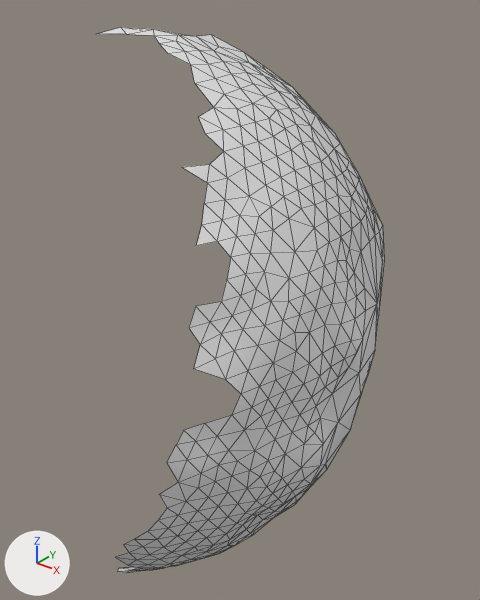
The OBJ model res/final/onecam_fullvolume/03/cleanedup/FullVolium.000279.obj: old version first, new version second.
Before and after are seen from a 50 mm lens placed at (-127.9, -114.8, 239.0), pointed at (-229.0, 11.6, 160.6). Every picture has the same lights, and +X, +Y and +Z are marked at lower left. Mesh edges are drawn as thin lines. Where no turn or scale is listed for an object, it has been applied to the vertices.

Names of what the first picture shows: 'FullVolium.000279'.
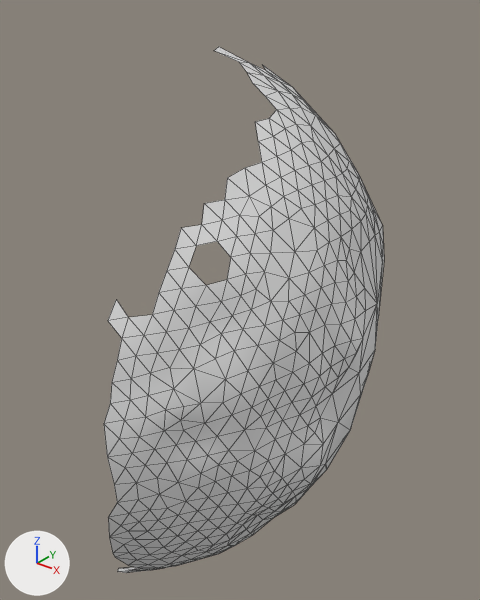
The change, as a diff of the scene's bpy script:
```diff
--- a/res/final/onecam_fullvolume/03/cleanedup/FullVolium.000279.obj.py
+++ b/res/final/onecam_fullvolume/03/cleanedup/FullVolium.000279.obj.py
@@ me_fullvolium_000279 @@
 # used by ob_fullvolium_000279; location = (0.0, 0.0, 0.0)
-me_fullvolium_000279.from_pydata(...)  # 360 vertices, 656 faces; spans x -267.1..-190.9, y -42.1..62.1, z 80.2..227.5
+me_fullvolium_000279.from_pydata(...)  # 382 vertices, 703 faces; spans x -251.3..-190.9, y -47.4..62.1, z 80.2..222.3
+# me_fullvolium_000279 part 1
+# 34 vertices are removed from x -267.1..-216.9, y -16.6..37.7, z 200.9..227.5
+# 66 faces are deleted
+# 56 vertices are added at x -223.5..-202.0, y -47.4..-23.4, z 116.8..193.8
+# 113 new faces join them
```

What differs and where, as boxes (x1, y1, x2, y2) in the pictures (480 x 600 px):
'FullVolium.000279', reshaped
    before: (99, 27, 384, 573)
    after: (104, 47, 384, 573)
part 1 of me_fullvolium_000279, built on
    before: (99, 27, 276, 203)
    after: (104, 225, 241, 557)
